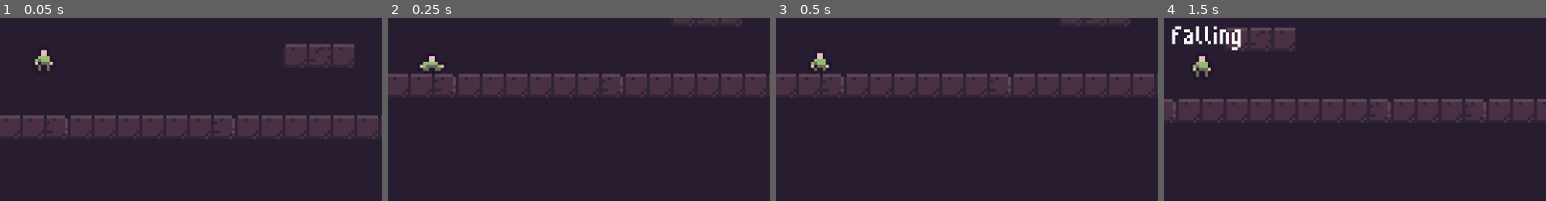
Above: before the commit, frames 1-4 (left to right).
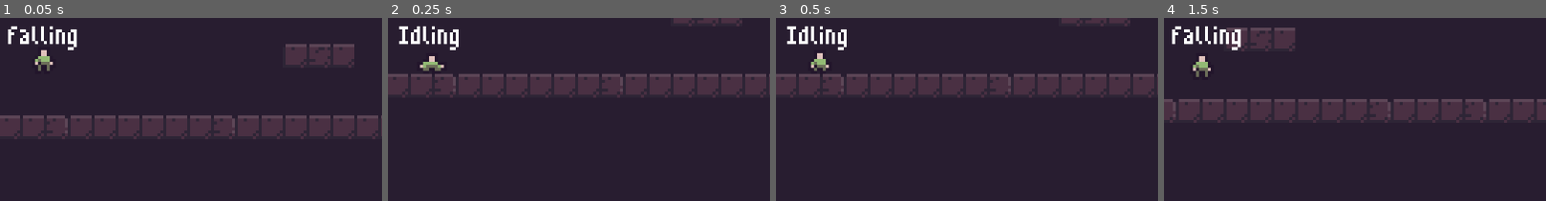
Above: after the commit, the same moments.

Repository: AGPritchard/state-machine
Game: Godot game, scene res://src/world/world.tscn
Same seed, same stepped clock (60 frames per second), same inputs: the game is played once before the commit and once after it. The project has no main scene, so this scene is started directly.
Inputs:
- Up to frame 1 (0.05 s): no input
- Up to frame 2 (0.25 s): no input
- Up to frame 3 (0.5 s): no input
- Up to frame 4 (1.5 s): tap Enter at 0.5 s; hold D (move_right) from 0.53 s (still down); tap Space (jump) at 0.77 s
The pictures show only the part of the screen within x 44-94%, y 50-99%; the shares and areas given below are measured in that part.

The runs differ from the first frame. In frame 1, 1.0% of the frame differs, in the area x 2-21%, y 4-18%; in frame 2, 0.9%; in frame 3, 0.9%; in frame 4, nothing differs.

Commit message:
Add transitions to fall state from idle and run states

Diff:
--- a/src/player/player.gd
+++ b/src/player/player.gd
@@ -35,6 +35,11 @@
 				height_before_jump = global_position.y
 				gravity = -gravity_strength
 
+			# switch to 'fall' state if not on the floor
+			if !is_on_floor():
+				_switch_state(STATES.FALL)
+				gravity = gravity_strength
+
 			$AnimatedSprite.play("idle")
 
 		STATES.RUN:
@@ -47,6 +52,11 @@
 				_switch_state(STATES.JUMP)
 				height_before_jump = global_position.y
 				gravity = -gravity_strength
+
+			# switch to 'fall' state if not on the floor
+			if !is_on_floor():
+				_switch_state(STATES.FALL)
+				gravity = gravity_strength
 
 			velocity = move_input.normalized() * speed
 
